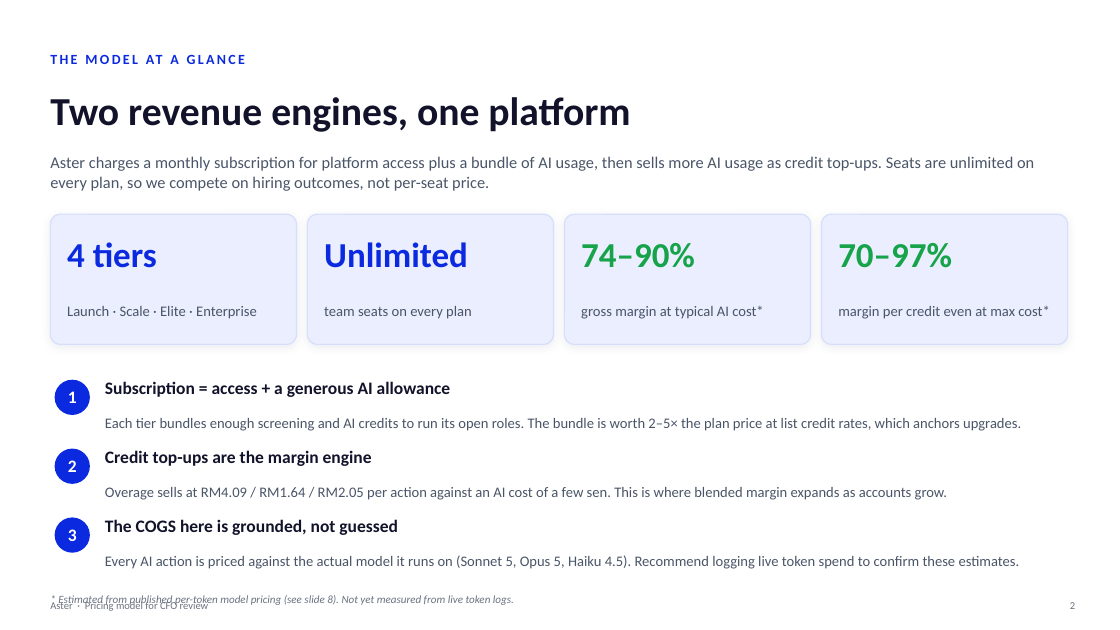
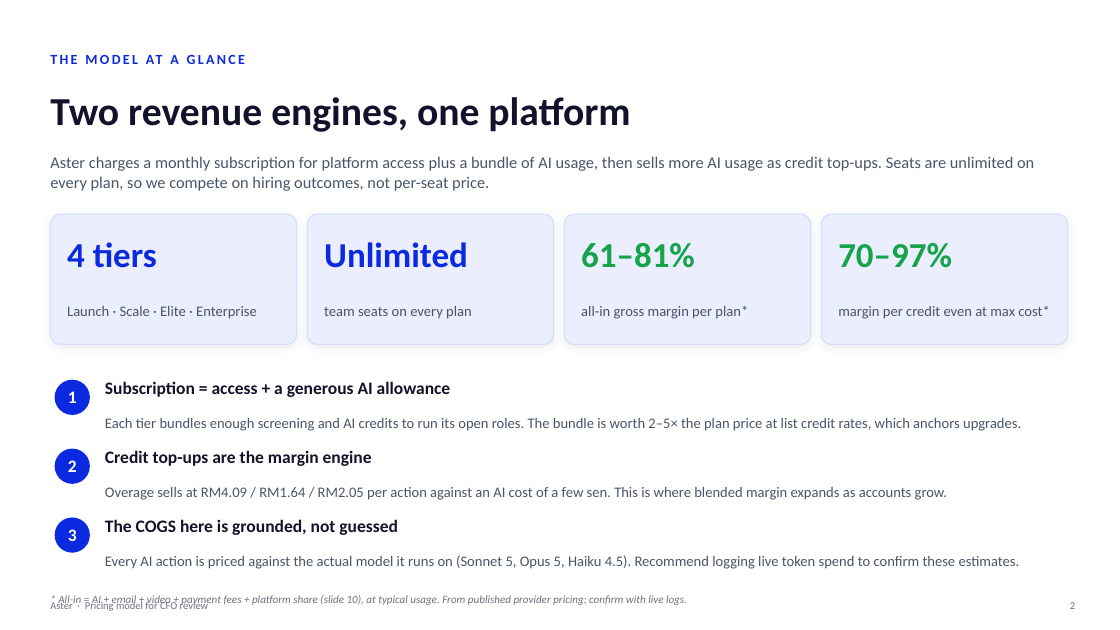
Before and after one commit to shahramly83/aster, a slide deck: slide 2 of docs/aster-pricing-cfo.pptx. Drawn at 1120x630 pixels with LibreOffice and Linux fonts; fonts in the diff are those of the drawing. Boxes give left, top, right and bottom in pixels: in the first picture for what was removed or moved away, otherwise in the second. Text is boxed around its words. In the diff, an @@ line names an element or a change of style, - is before the commit and + after.

```diff
--- a/docs/aster-pricing-cfo.pptx
+++ b/docs/aster-pricing-cfo.pptx
@@ text at (x1=581, y1=243, x2=695, y2=268): text changed @@
-74–90%
+61–81%
@@ text at (x1=581, y1=306, x2=748, y2=319): text changed @@
-gross margin at typical AI cost*
+all-in gross margin per plan*
@@ text at (x1=58, y1=595, x2=687, y2=607): text changed @@
-* Estimated from published per-token model pricing (see slide 8). Not yet measured from live token logs.
+* All-in = AI + email + video + payment fees + platform share (slide 10), at typical usage. From published provider pricing; confirm with live logs.
```
Also in this commit, not shown: 5 other slides changed, 1 slide added.
